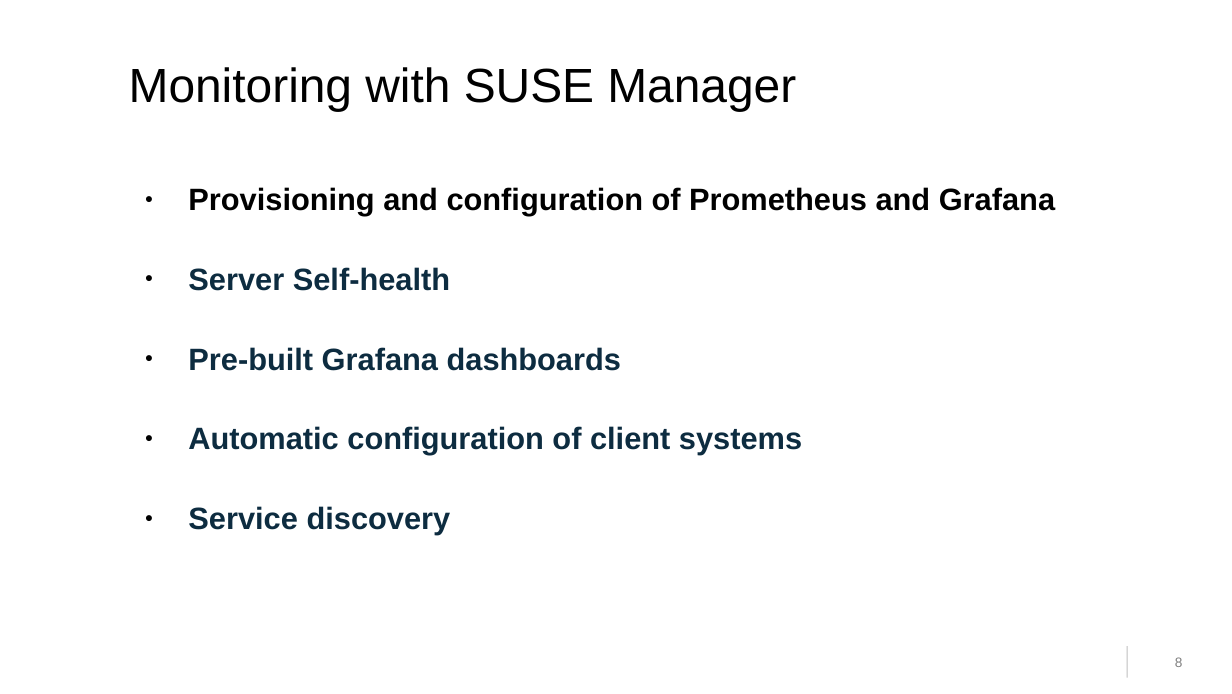
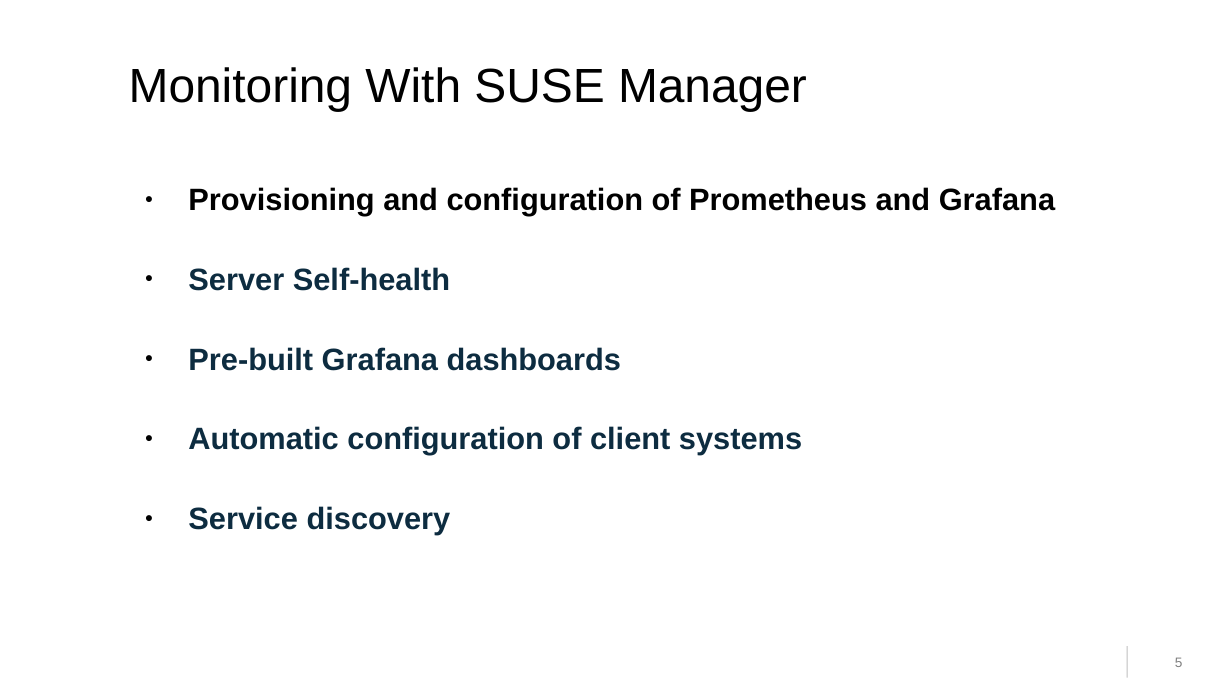
Before and after one commit to cbosdo/sumaform, a slide deck: slide 5 of lab/pdf/slides.odp (slide 8 before the commit). Drawn at 1232x694 pixels with LibreOffice and Linux fonts; fonts in the diff are those of the drawing; background and template pictures are left out. Boxes give left, top, right and bottom in pixels: in the first picture for what was removed or moved away, otherwise in the second. Text is boxed around its words. In the diff, an @@ line names an element or a change of style, - is before the commit and + after.

```diff
--- a/lab/pdf/slides.odp
+++ b/lab/pdf/slides.odp
@@ title at [129,67,807,112]: text changed @@
-Monitoring with SUSE Manager
+Monitoring With SUSE Manager
@@ page number at [1175,657,1183,667]: text changed @@
-8
+5
```
Also in this commit, not shown: 7 other slides changed, 1 slide added, 1 slide removed.
